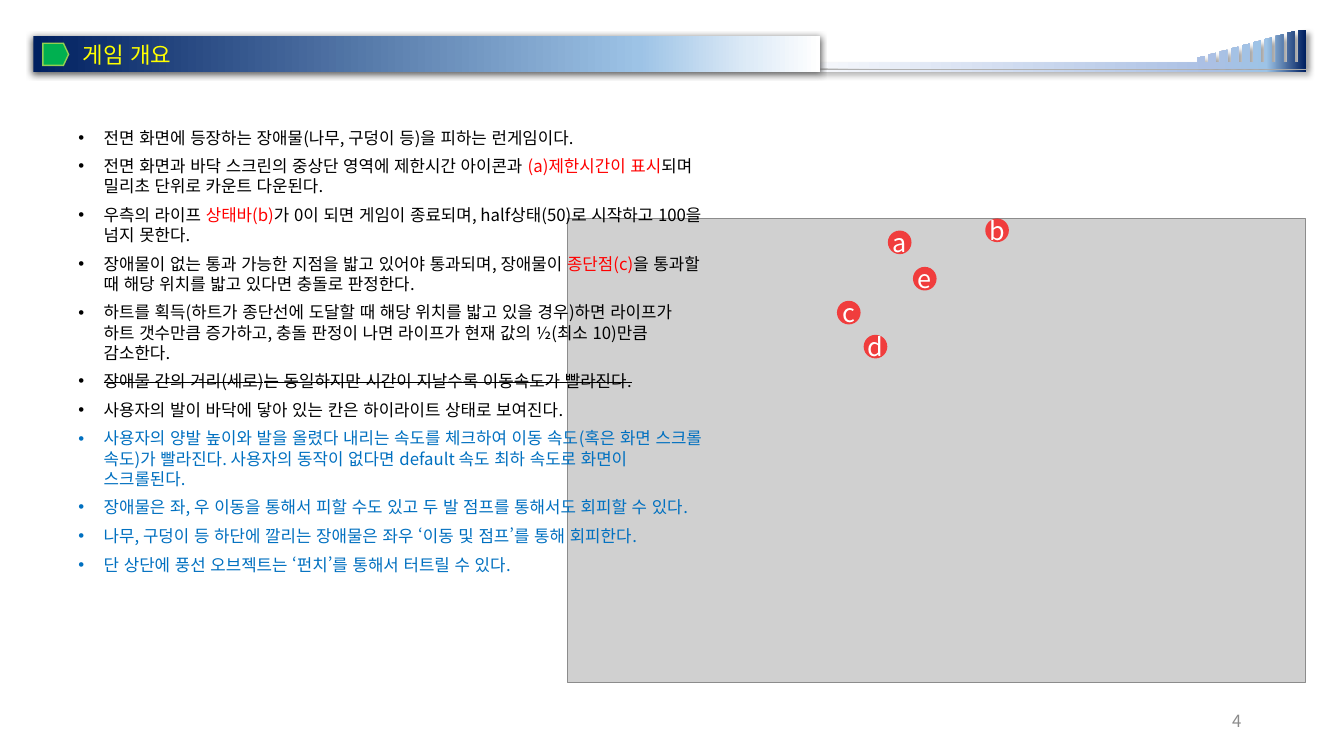
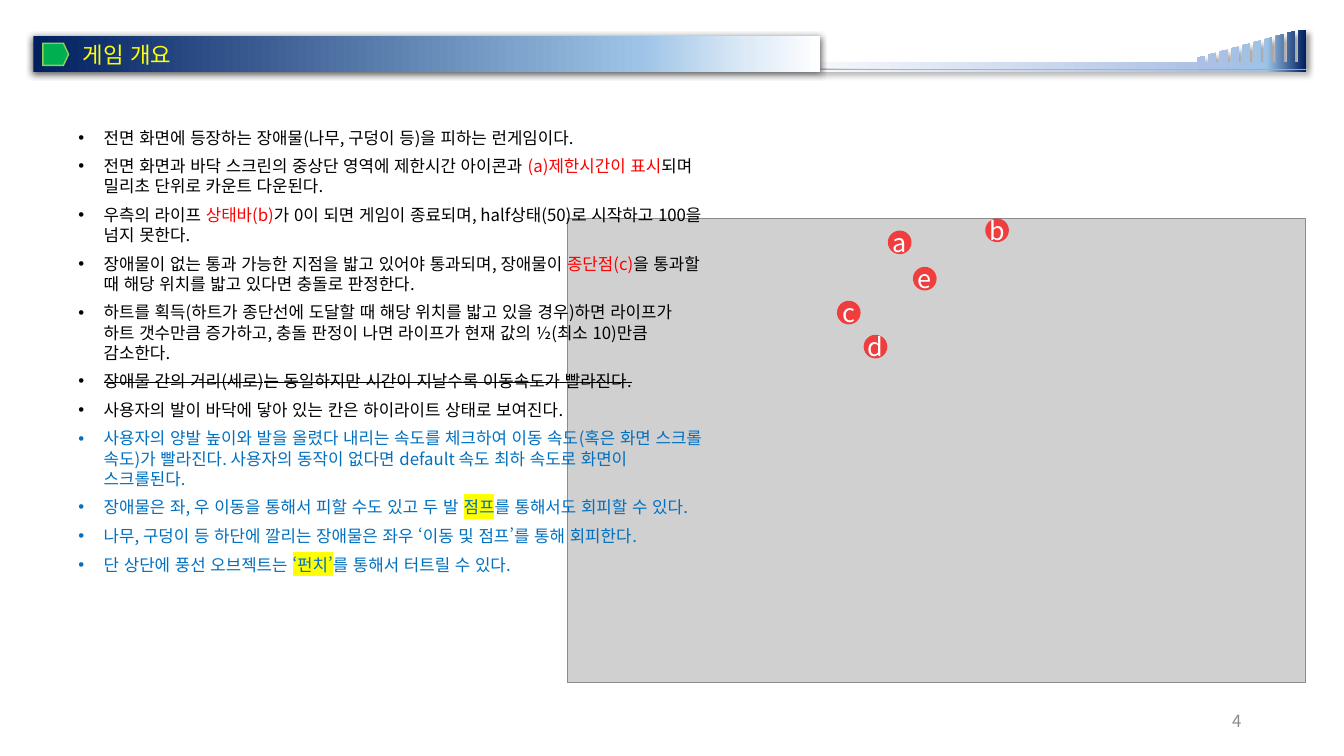
Before and after one commit to rheeeuro/joyrun, a slide deck: slide 4 of docs/[JoyFitness] 전시회용 미니 게임_JoyRun.pptx. Drawn at 1344x756 pixels with LibreOffice and Linux fonts; fonts in the diff are those of the drawing; grey boxes stand for pictures; background and template pictures are left out. Boxes give left, top, right and bottom in pixels: in the first picture for what was removed or moved away, otherwise in the second. Text is boxed around its words. In the diff, an @@ line names an element or a change of style, - is before the commit and + after.

```diff
--- a/docs/[JoyFitness] 전시회용 미니 게임_JoyRun.pptx
+++ b/docs/[JoyFitness] 전시회용 미니 게임_JoyRun.pptx
@@ text at box(104, 496, 688, 576): highlight none to #FFFF00 in "점프를", "‘펀치’를" @@
```
Also in this commit, not shown: 1 other slide changed.
